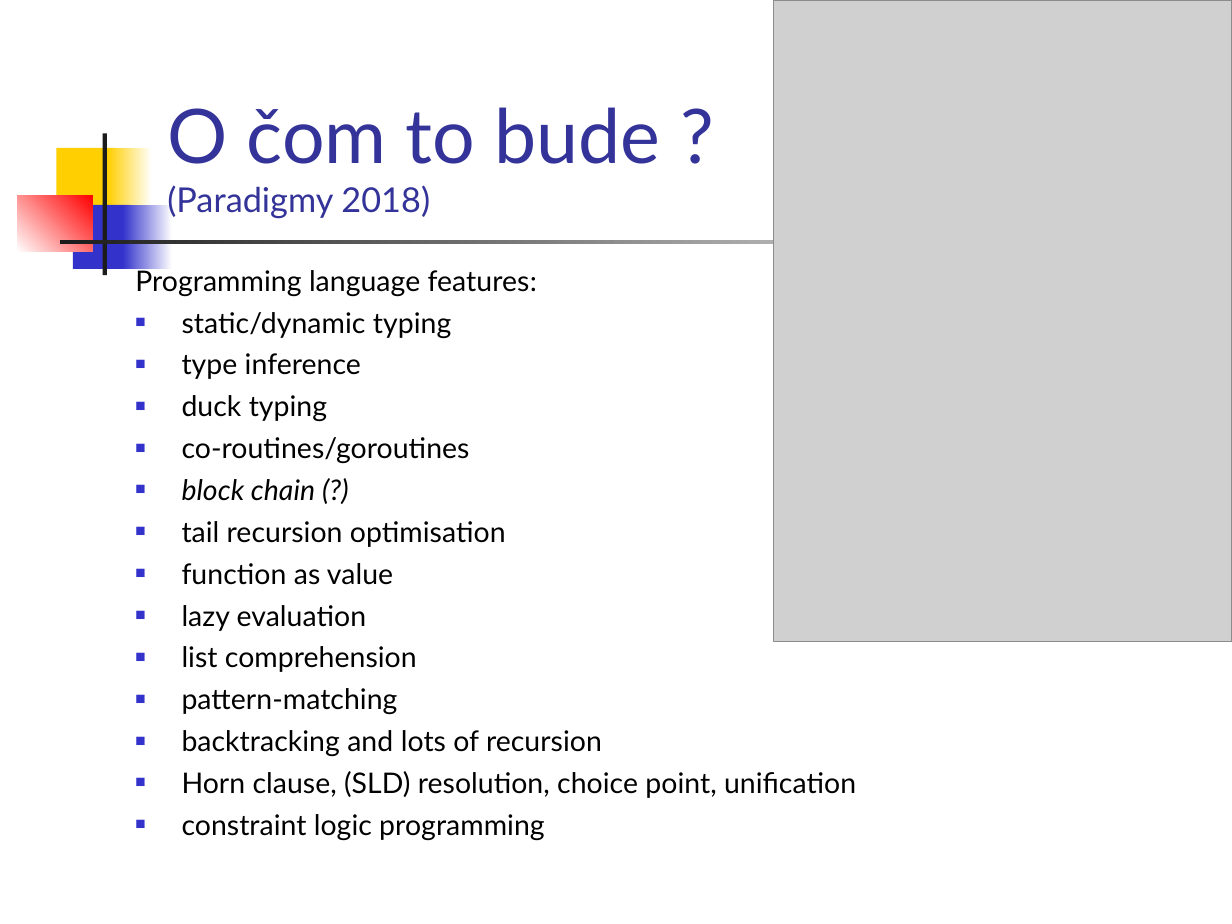
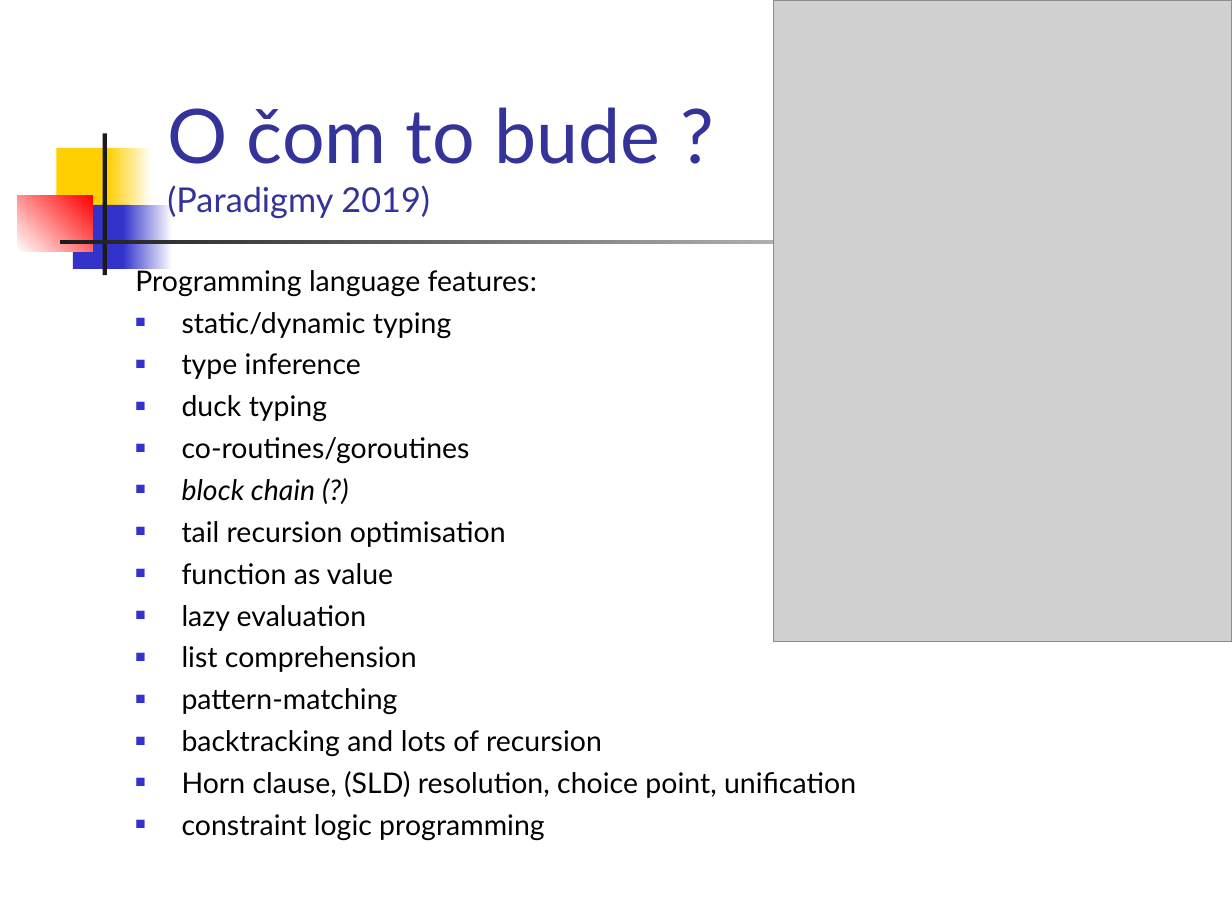
Before and after one commit to paradigmy/Prednasky, a slide deck: slide 6 of 01/uvod.ppt. Drawn at 1232x924 pixels with LibreOffice and Linux fonts; fonts in the diff are those of the drawing; grey boxes stand for pictures. Boxes give left, top, right and bottom in pixels: in the first picture for what was removed or moved away, otherwise in the second. Text is boxed around its words. In the diff, an @@ line names an element or a change of style, - is before the commit and + after.

```diff
--- a/01/uvod.ppt
+++ b/01/uvod.ppt
@@ title at box(167, 107, 661, 219): text changed @@
-O čom to bude ?
-(Paradigmy 2018)
+O čom to bude ?
+(Paradigmy 2019)
```
Also in this commit, not shown: 3 other slides changed, 1 other file.
